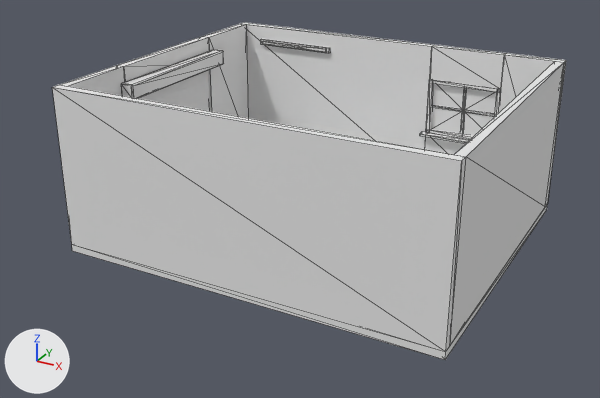
Before and after pictures for a commit that changed the glTF model assets/models/garage/garage.glb.
Before and after are seen from a 50 mm lens placed at (5.82, -11.36, 6.03), pointed at (-0.19, -0.43, 0.57). The axes (+X, +Y, +Z) are drawn at lower left. The lights are the same throughout. The picture after the commit comes second. Mesh edges are drawn as thin lines on the coarser meshes. Where no turn or scale is listed for an object, it has been applied to the vertices. Vertices at exactly the same position are counted once.

Names of what the first picture shows: 'floor', 'roller_door', 'wall_east', 'wall_north', 'wall_south', 'wall_west'.
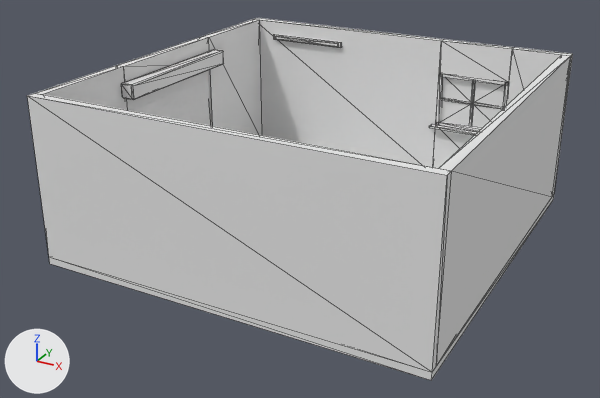
Where the change shows, as pixel boxes [x1, y1, x2, y2] in the pictures (600 x 398 px):
'wall_south', moved: before [52, 85, 466, 352]; after [27, 93, 452, 372]
'wall_north', moved: before [240, 22, 566, 205]; after [255, 18, 573, 196]
'wall_east', rescaled (18% wider, 9% taller): before [450, 61, 564, 345]; after [436, 55, 571, 366]
'wall_west', reshaped: before [60, 24, 249, 118]; after [36, 19, 262, 135]
'floor', rescaled (6% wider, 19% taller): before [72, 205, 547, 360]; after [49, 195, 554, 380]

What changed in the scene script:
```text
Change me_floor:
    used by ob_floor; location = (0.0, 0.0, 0.0)
    remove me_floor.from_pydata(...)  # 8 vertices, 12 faces; spans x -3.15..3.15, y -2.65..2.65, z -0.12..0.0
    add me_floor.from_pydata(...)  # 8 vertices, 12 faces; spans x -3.15..3.15, y -3.15..3.15, z -0.12..0.0
    me_floor part 1: the whole mesh is scaled about its middle by (1, 1.19, 1)
Change me_wall_east:
    used by ob_wall_east; location = (3.08, 0.0, 0.0)
    remove me_wall_east.from_pydata(...)  # 14 vertices, 24 faces; spans x -0.1..0.08, y -2.5..2.5, z 0.0..2.6
    add me_wall_east.from_pydata(...)  # 14 vertices, 24 faces; spans x -0.1..0.08, y -3.0..3.0, z 0.0..2.6
    me_wall_east part 2: the whole mesh is scaled about its middle by (1, 1.2, 1)
Change me_wall_west:
    used by ob_wall_west; location = (-3.08, 0.0, 0.0)
    remove me_wall_west.from_pydata(...)  # 56 vertices, 104 faces; spans x -0.08..0.31, y -2.5..2.5, z 0.0..2.6
    add me_wall_west.from_pydata(...)  # 60 vertices, 104 faces; spans x -0.08..0.31, y -3.0..3.0, z 0.0..2.6
    me_wall_west part 3
    10 faces are deleted
    7 vertices in x -0.08..0.1, y -2.5, z 0.0..2.6 move by (0.0, -0.5, 0.0)
    7 vertices in x -0.08..0.1, y 2.5, z 0.0..2.6 move by (0.0, 0.5, 0.0)
    4 vertices are added at (-0.08, -1.2, 2.6), (-0.08, 1.2, 2.6), (0.08, -1.2, 2.6), (0.08, 1.2, 2.6)
    10 new faces join them
Change ob_wall_north:
    ob_wall_north.location: (0.0, 2.58, 0.0) -> (0.0, 3.08, 0.0)
Change ob_wall_south:
    ob_wall_south.location: (0.0, -2.58, 0.0) -> (0.0, -3.08, 0.0)
```
